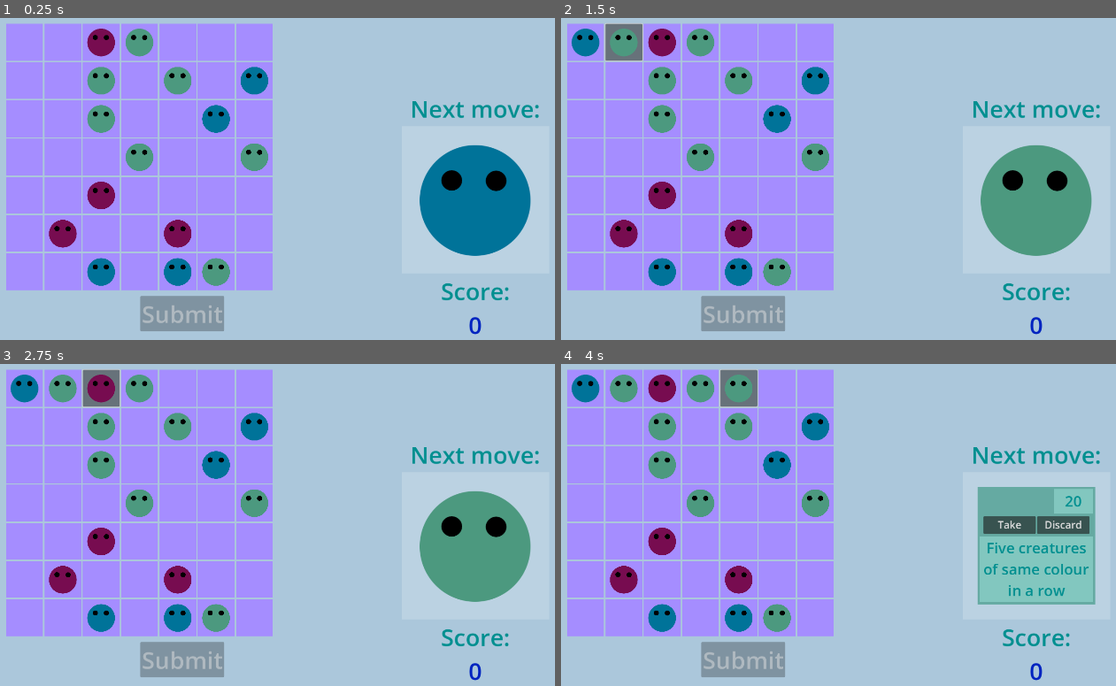
Above: before the commit, frames 1-4 (two rows, left to right).
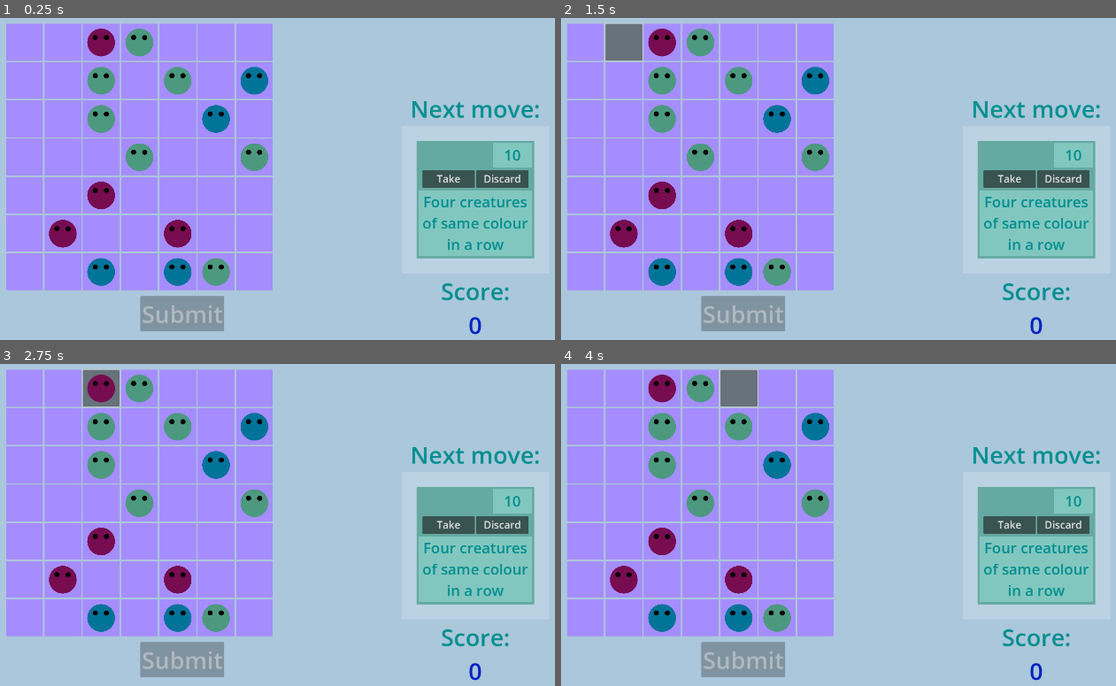
Above: after the commit, the same moments.

Repository: KaterynaKateryna/LudumDare56
Game: Godot game, scene res://scenes/game_screen.tscn
The game is run twice, just before and just after one commit, with the same random seed, the same clock (stepped at 60 frames per second) and the same inputs.
Inputs (mouse positions are in pixels of both pictures, inside the frame that each line leads up to):
- Up to frame 1 (0.25 s): no input
- Up to frame 2 (1.5 s): click (583, 43) at 0.5 s; click (622, 43) at 1.27 s
- Up to frame 3 (2.75 s): click (99, 389) at 2.02 s
- Up to frame 4 (4 s): click (699, 389) at 2.77 s; click (738, 389) at 3.52 s

The runs differ from the first frame. In frame 1, 7.7% of the frame differs, in the area x 75-97%, y 38-75%; in frame 2, 8.4%; in frame 3, 8.4%, in the area x 1-97%, y 3-75%; in frame 4, 1.5%.

Commit message:
implement square and rectangle cards; adjust likelihood of cards

Diff:
--- a/src/scenes/game_screen.gd
+++ b/src/scenes/game_screen.gd
@@ -118,19 +118,21 @@
 	return card
 
 func _get_random_next_move():
-	var rand = rng.randi_range(0, 4)
+	var rand = rng.randf_range(0, 1)
 
 	var creature_count = _get_count_of_creatures_on_board()
 	var hand_size = _get_current_hand_size()
 
 	# give more cards when board fills up and there are no cards in hand
-	var magic_number = 4
-	if creature_count > 30 && hand_size == 0:
-		magic_number = 3
-	if creature_count > 40 && hand_size == 0:
-		magic_number = 2
-
-	if rand < magic_number:
+	var creature_likelihood = 0.75
+	if hand_size == 0:
+		creature_likelihood = 0.5
+		if creature_count > 30:
+			creature_likelihood = 0.4
+		elif creature_count > 40:
+			creature_likelihood = 0.2
+
+	if rand < creature_likelihood:
 		print("creature")
 		var result = move.new(Enums.MOVE_TYPE.CREATURE)
 		result.creature = _get_random_creature()
@@ -264,10 +266,10 @@
 		return _is_size_satisfied(5) && _is_colour_satisfied() && _is_line()
 
 	if selected_card.rule == Enums.CARD_RULE_TYPE.SQUARE:
-		return _is_size_satisfied(4) && _is_colour_satisfied()
+		return _is_size_satisfied(4) && _is_colour_satisfied() && _is_rectangle(2, 2)
 
 	if selected_card.rule == Enums.CARD_RULE_TYPE.TWO_BY_THREE:
-		return _is_size_satisfied(6) && _is_colour_satisfied()
+		return _is_size_satisfied(6) && _is_colour_satisfied() && _is_rectangle(2, 3)
 
 func _is_size_satisfied(size: int):
 	return selected_creatures.size() == size
@@ -319,6 +321,23 @@
 			return false
 	return true
 
+func _is_rectangle(dim1: int, dim2: int):
+	selected_creatures.sort_custom(func(a, b): return a.row < b.row)
+	var min_row = selected_creatures[0].row
+	var max_row = selected_creatures[selected_creatures.size()-1].row
+
+	selected_creatures.sort_custom(func(a, b): return a.column < b.column)
+	var min_column = selected_creatures[0].column
+	var max_column = selected_creatures[selected_creatures.size()-1].column
+
+	#print("%s %s" % [first.row, first.column])
+	#print("%s %s" % [last.row, last.column])
+
+	var actual_height = max_row - min_row + 1
+	var actual_width = max_column - min_column + 1
+
+	return (actual_height == dim1 && actual_width == dim2) || (actual_height == dim2 && actual_width == dim1)
+
 func _on_submit_button_button_up() -> void:
 	submit_button.disabled = true
 	if !_is_rule_satisfied():
